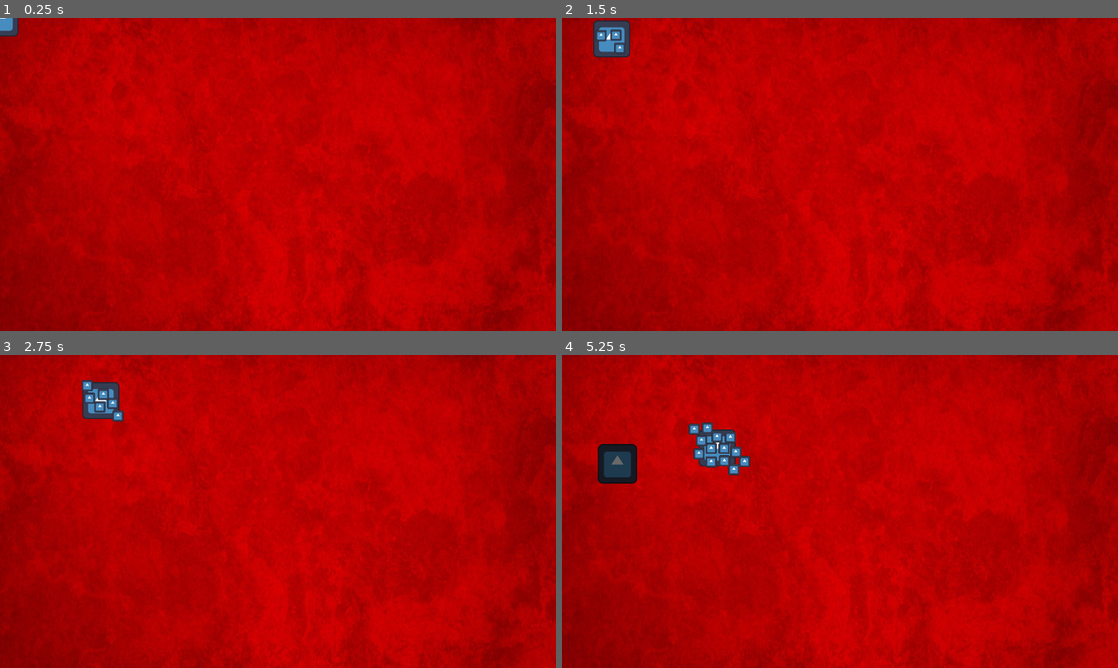
Above: before the commit, frames 1-4 (two rows, left to right).
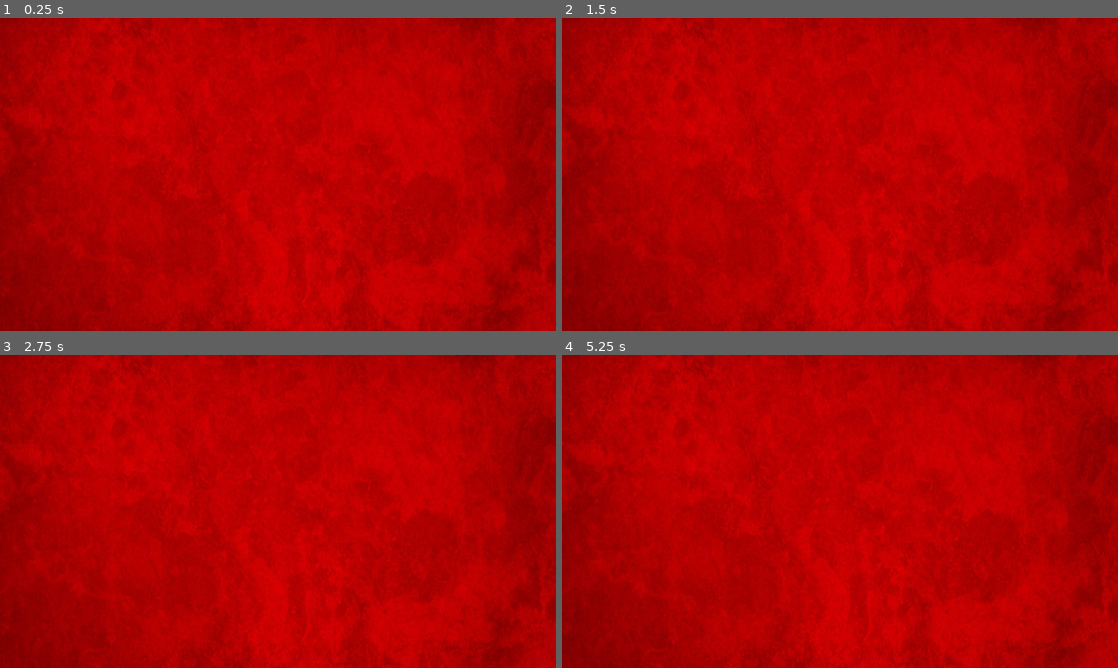
Above: after the commit, the same moments.

Repository: Boris14/GMTKGameJam2024
Game: Godot game, scene res://Scenes/Main.tscn
Two runs of this game, one before a commit and one after it. Both use one fixed random seed, a clock stepped at 60 frames per second and the inputs below. The engine's default icon, where the game draws it, is replaced by a stand-in: a white triangle on a blue panel in a dark square.
Inputs (mouse positions are in pixels of both pictures, inside the frame that each line leads up to):
- Up to frame 1 (0.25 s): no input
- Up to frame 2 (1.5 s): tap Enter (ui_accept) at 0.5, 1.35 s; move the mouse to (962, 158) at 0.52 s; hold Enter (ui_accept) 0.53-1.28 s; click (962, 158) at 0.67 s; move the mouse to (728, 190) at 1.27 s; click (728, 190) at 1.42 s
- Up to frame 3 (2.75 s): tap Enter (ui_accept) at 1.52, 1.82 s; move the mouse to (333, 442) at 2.02 s; hold Enter (ui_accept) from 2.03 s (still down); click (333, 442) at 2.17 s
- Up to frame 4 (5.25 s): move the mouse to (812, 574) at 2.77 s; release Enter (ui_accept) at 2.78 s; tap Enter (ui_accept) at 2.85, 3.02, 3.32, 4.35, 4.52, 4.82 s; click (812, 574) at 2.92 s; move the mouse to (1006, 558) at 3.52 s; hold Enter (ui_accept) 3.53-4.28 s; click (1006, 558) at 3.67 s; tap Escape (ui_cancel) at 4.15 s; move the mouse to (673, 464) at 4.27 s; click (673, 464) at 4.42 s; move the mouse to (867, 511) at 5.02 s; hold Enter (ui_accept) from 5.03 s (still down); click (867, 511) at 5.17 s

The runs differ from the first frame. In frame 1, 0.2% of the frame differs, in the area x 0-4%, y 0-6%; in frame 2, 0.8%; in frame 3, 0.8%; in frame 4, 2.0%, in the area x 6-34%, y 21-42%.

Commit message:
Crash fix

Diff:
--- a/Scenes/Bacteria.tscn
+++ b/Scenes/Bacteria.tscn
@@ -9,5 +9,6 @@
 backterium_scene = ExtResource("2_xf4yk")
 
 [node name="BacteriaCenter" type="Sprite2D" parent="."]
+visible = false
 position = Vector2(0, -1)
 texture = ExtResource("3_0ul33")
--- a/Scripts/Bacteria.gd
+++ b/Scripts/Bacteria.gd
@@ -4,6 +4,8 @@
 @export var backterium_scene : PackedScene
 @export var spawn_check_increment := 20.0
 @export var min_bacteria_count := 3
+@export var max_bacteria_count := 200
+@export var scroll_spawn_count := 1
 
 func _ready():
 	global_position = Vector2.ZERO
@@ -15,14 +17,11 @@
 	if event is InputEventMouseButton:
 		if event.is_pressed():
 			if event.button_index == MOUSE_BUTTON_WHEEL_UP:
-				spawn_bacterium()
+				for i in range(scroll_spawn_count):
+					spawn_bacterium()
 			elif event.button_index == MOUSE_BUTTON_WHEEL_DOWN:
-				remove_bacterium()
-
-	if event.is_action_pressed("ui_accept"):
-		spawn_bacterium()
-	elif event.is_action_pressed("ui_cancel"):
-		remove_bacterium()
+				for i in range(scroll_spawn_count):
+					remove_bacterium()
 
 func remove_bacterium():
 	if get_bacteria_count() <= min_bacteria_count:
@@ -36,19 +35,29 @@
 			farthest_bacterium = bacterium
 			farthest_dist = distance
 
-	farthest_bacterium.queue_free()
+	if is_instance_valid(farthest_bacterium):
+		farthest_bacterium.queue_free()
 
 
 func spawn_bacterium():
+	if get_bacteria_count() >= max_bacteria_count:
+		return
+
 	var bacterium := backterium_scene.instantiate() as Bacterium
 	add_child(bacterium)
 
 	var spawn_points = generate_spiral_points(get_bacteria_position(), 1000, spawn_check_increment)
 
+	var can_spawn = false
+
 	for point in spawn_points:
 		if can_spawn(bacterium.collision, point):
 			bacterium.global_position = point
+			can_spawn = true
 			break
+
+	if not can_spawn:
+		bacterium.queue_free()
 
 func get_bacteria() -> Array[Bacterium]:
 	var result : Array[Bacterium]
--- a/Scripts/Bacterium.gd
+++ b/Scripts/Bacterium.gd
@@ -4,7 +4,7 @@
 @export var max_speed := 200.0
 
 @export var detection_radius = 30.0
-@export var separation_strength := 20.0
+@export var separation_strength := 15.0
 
 @onready var collision := $CollisionShape2D
 
@@ -12,11 +12,11 @@
 	pass
 
 func _physics_process(delta):
-
 	var mouse_offset = get_global_mouse_position() - global_position
 	var max_speed_distance = get_viewport_rect().size.length() / 4
 	var speed = min(remap(mouse_offset.length(), 0, max_speed_distance, 0, max_speed), max_speed)
-	#For Performance:
+
+	# For Performance:
 	#velocity = mouse_offset.normalized() * speed
 	velocity = (mouse_offset.normalized() + get_separation_velocity() * separation_strength) * speed
 
Binary file added: Assets/bakteriq.png
Not shown, added: Assets/bakteriq.png.import
